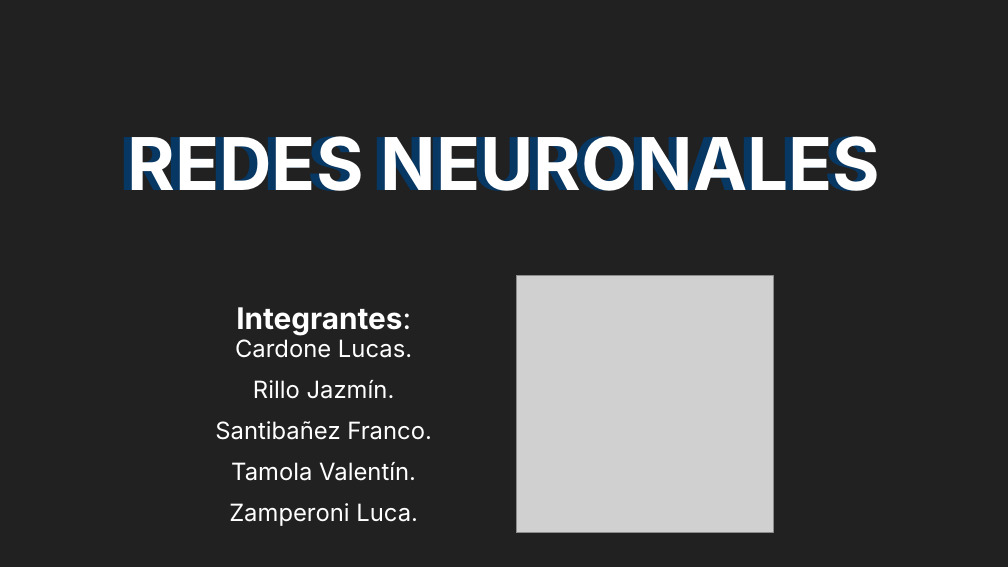
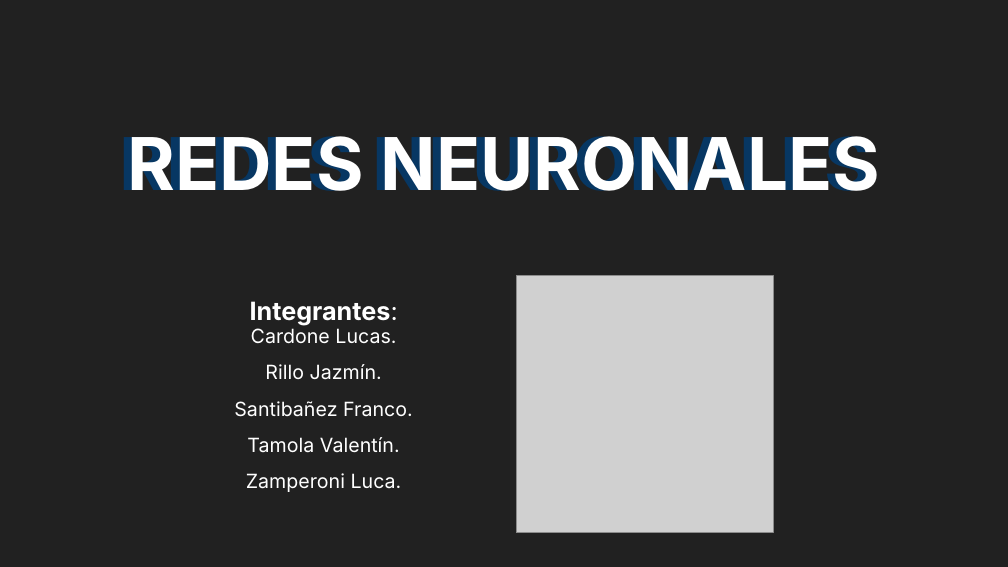
Before and after one commit to VataUTN/Deteccion_de_Figuras_Geometricas, a slide deck: slide 4 of Parcial MI.odp (slide 1 before the commit). Drawn at 1008x567 pixels with LibreOffice and Linux fonts; fonts in the diff are those of the drawing; grey boxes stand for pictures. Boxes give left, top, right and bottom in pixels: in the first picture for what was removed or moved away, otherwise in the second. Text is boxed around its words. In the diff, an @@ line names an element or a change of style, - is before the commit and + after.

```diff
--- a/Parcial MI.odp
+++ b/Parcial MI.odp
@@ subtitle "Integrantes:" at [234, 301, 413, 492]: size 21.2 to 18 pt in "Integrantes:"; size 17 to 14 pt in "Cardone Lucas.", "Rillo Jazmín.", "Santibañez Franco.", "Tamola Valentín." and 1 more places @@
```
Also in this commit, not shown: 2 other slides changed, 5 slides added, 2 slides removed.
